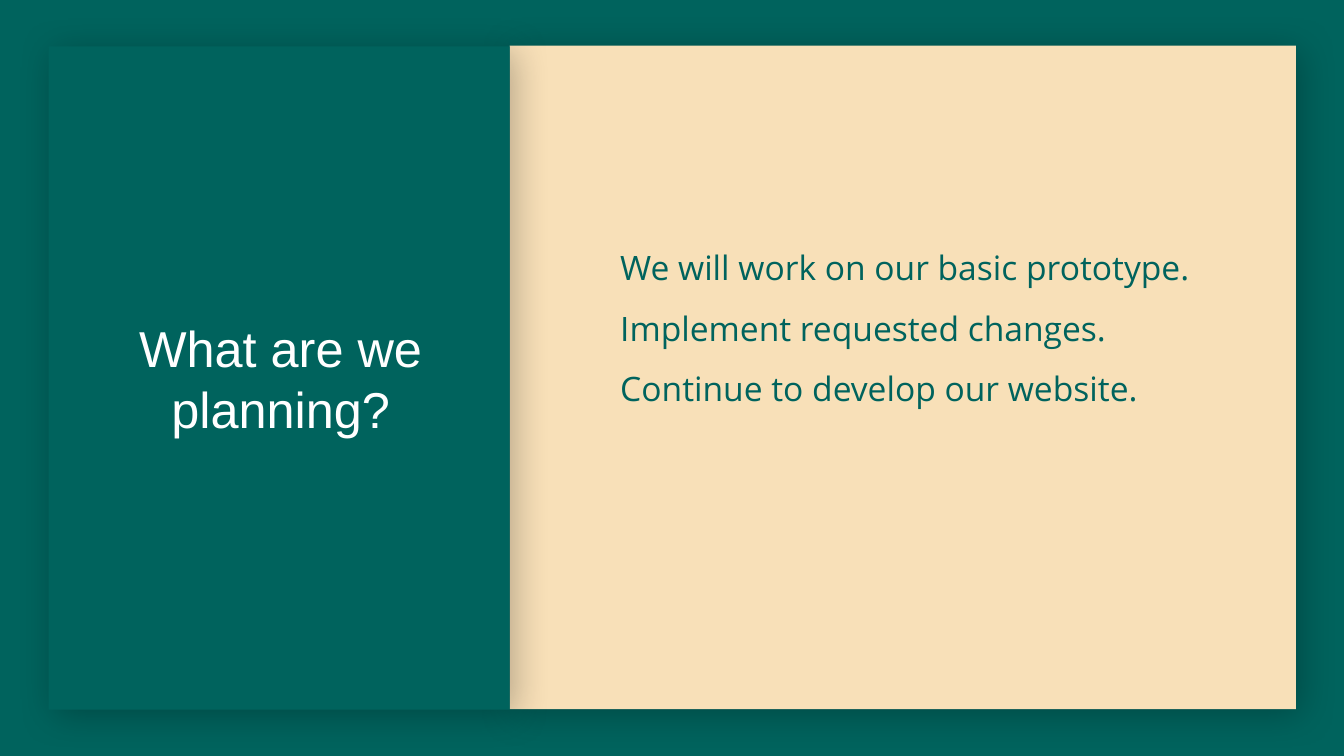
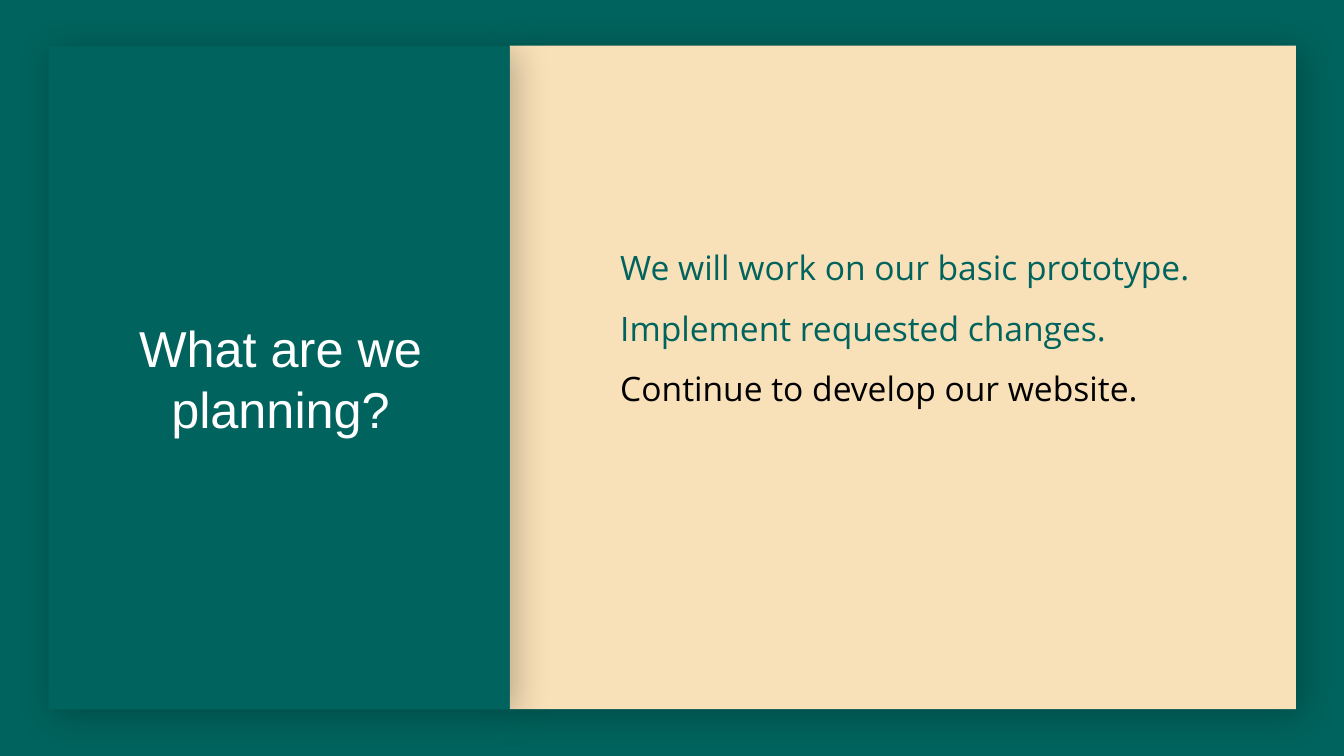
Before and after one commit to CamH04/Enterprise-Project-Group-9, a slide deck: slide 15 of A3 - Evidence of interaction with clients/meeting 2/MY Software Presentation.pptx. Drawn at 1344x756 pixels with LibreOffice and Linux fonts; fonts in the diff are those of the drawing; background and template pictures are left out. Boxes give left, top, right and bottom in pixels: in the first picture for what was removed or moved away, otherwise in the second. Text is boxed around its words. In the diff, an @@ line names an element or a change of style, - is before the commit and + after.

```diff
--- a/A3 - Evidence of interaction with clients/meeting 2/MY Software Presentation.pptx
+++ b/A3 - Evidence of interaction with clients/meeting 2/MY Software Presentation.pptx
@@ text "We will work on our ..." at [620, 254, 1189, 409]: text colour #00635D to #000000 in "Continue to develop our website." @@
```
Also in this commit, not shown: 7 other slides changed, 1 slide removed, 17 other files.
